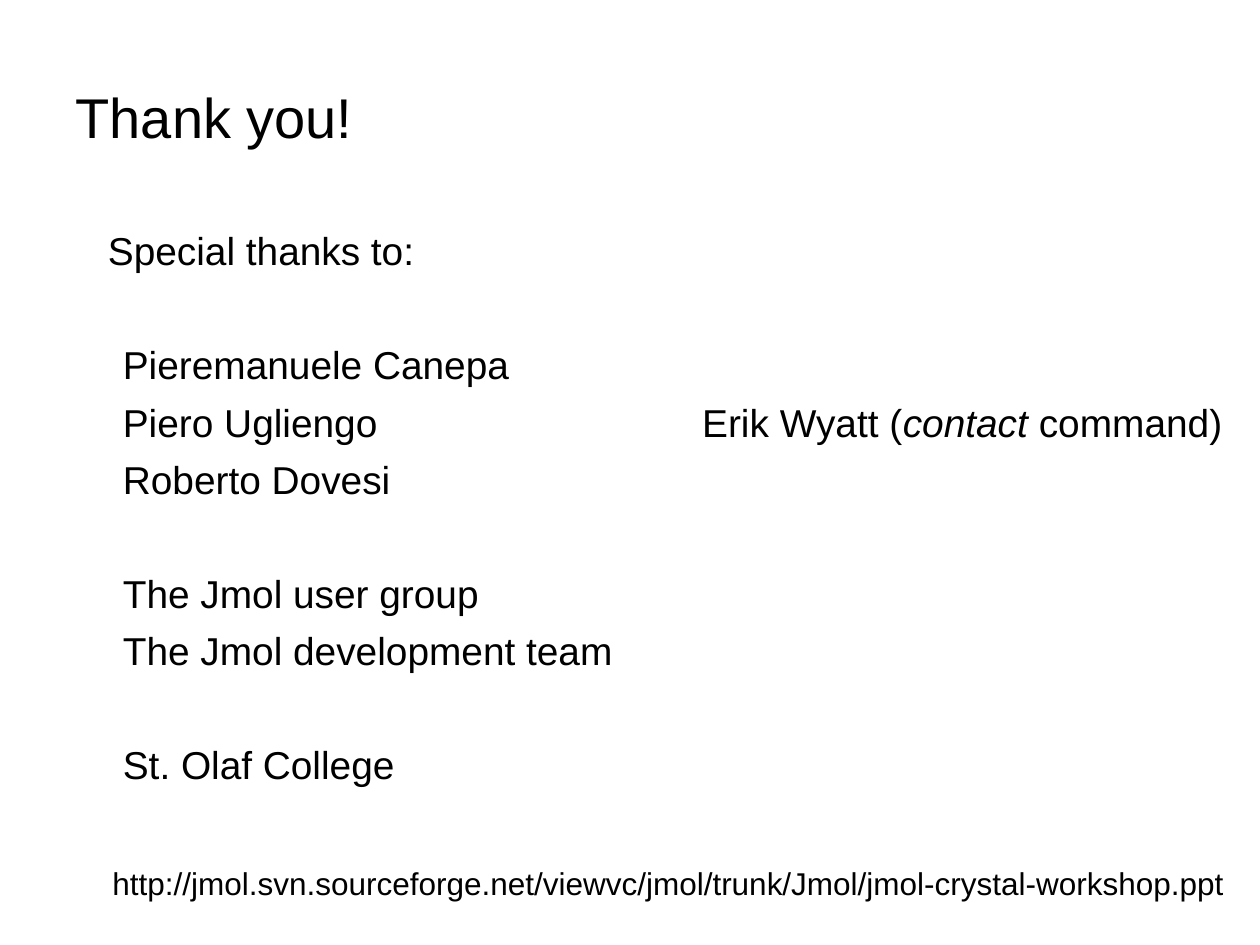
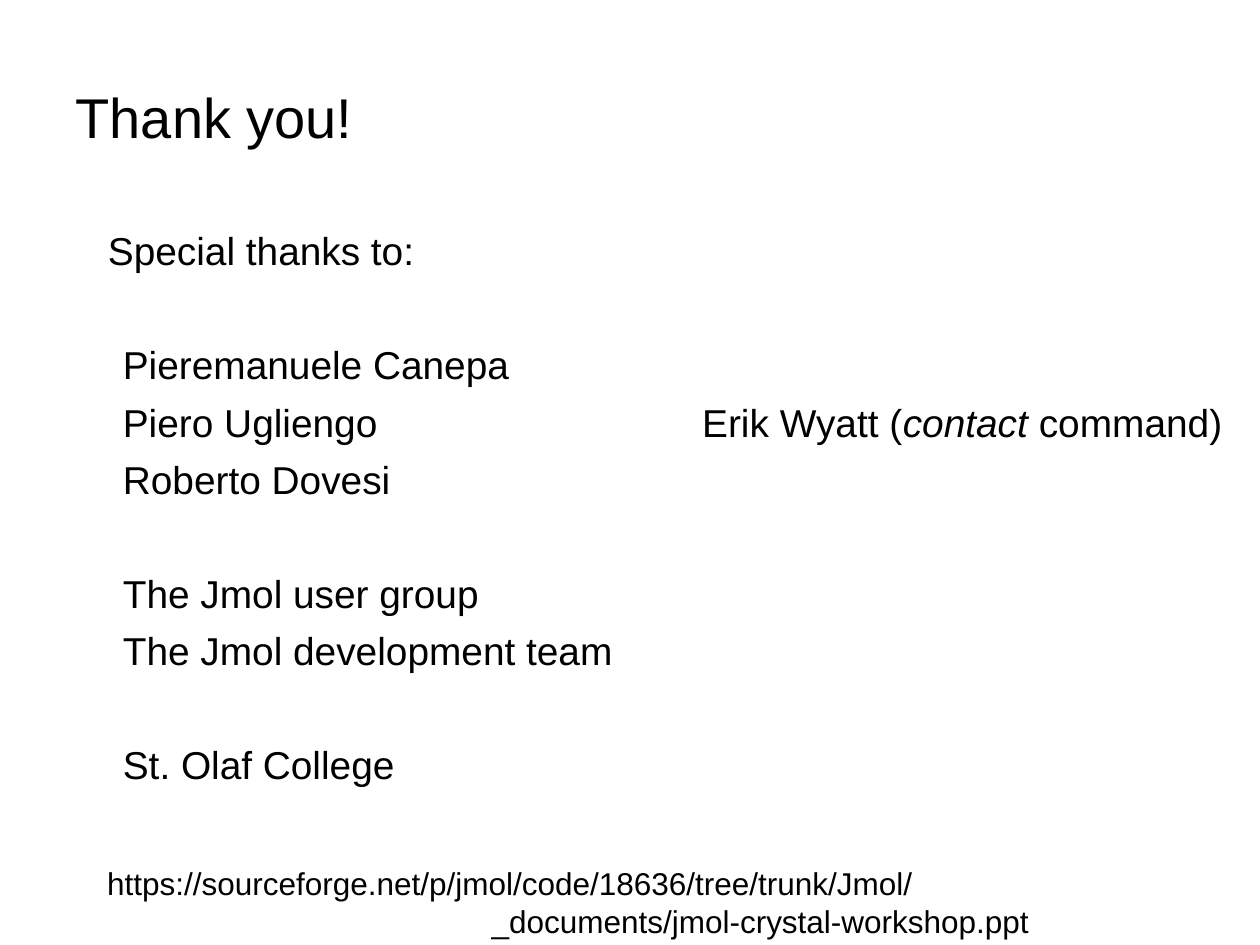
Before and after one commit to wkpark/jmol, a slide deck: slide 74 of Jmol/_documents/jmol-crystal-workshop.ppt. Drawn at 1260x945 pixels with LibreOffice and Linux fonts; fonts in the diff are those of the drawing. Boxes give left, top, right and bottom in pixels: in the first picture for what was removed or moved away, otherwise in the second. Text is boxed around its words. In the diff, an @@ line names an element or a change of style, - is before the commit and + after.

Commit message:
Former-commit-id: 9534bef7956ad0b54da96f39ab6f6347f97aa447

```diff
--- a/Jmol/_documents/jmol-crystal-workshop.ppt
+++ b/Jmol/_documents/jmol-crystal-workshop.ppt
@@ text at (107,872,1029,939): text changed @@
-http://jmol.svn.sourceforge.net/viewvc/jmol/trunk/Jmol/jmol-crystal-workshop.ppt
+https://sourceforge.net/p/jmol/code/18636/tree/trunk/Jmol/
+_documents/jmol-crystal-workshop.ppt
```
